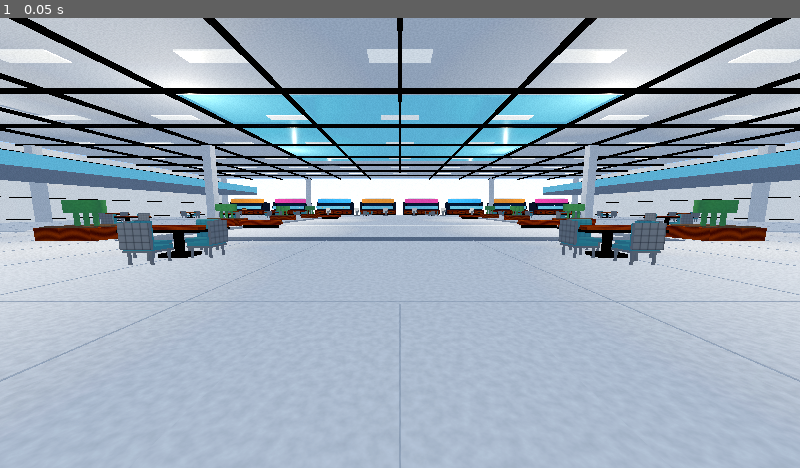
Above: before the commit, frame 1.
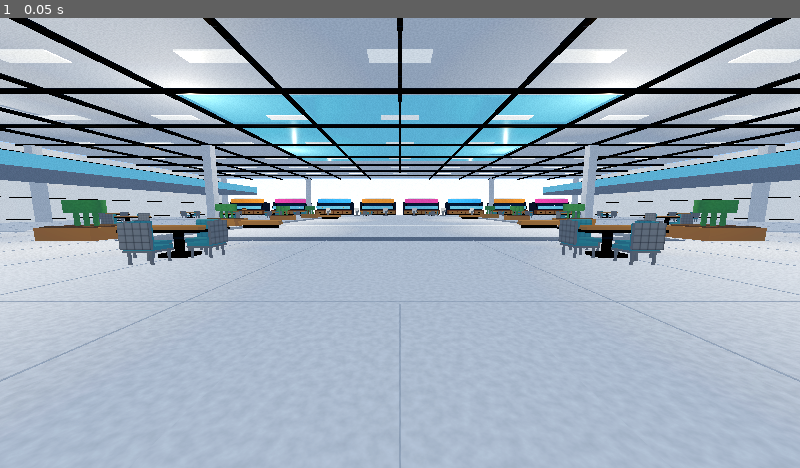
Above: after the commit, the same moment.

Repository: gggevego15-ui/How-to-MUKBANG
Game: Godot game, scene res://scenes/main.tscn
Two runs of this game, one before a commit and one after it. Both use one fixed random seed, a clock stepped at 60 frames per second and the inputs below.
Inputs:
- Up to frame 1 (0.05 s): no input

The runs differ from the first frame. In frame 1, 1.6% of the frame differs, in the area x 0-100%, y 1-50%.

Commit message:
Use 2K SVG PBR maps with mobile-friendly mipmapped filtering

Diff:
--- a/scripts/mall.gd
+++ b/scripts/mall.gd
@@ -56,14 +56,14 @@
 	if material == null:
 		return
 	var root := "res://assets/textures/pbr/%s_" % family
-	material.albedo_texture = load(root + "basecolor_512.png") as Texture2D
-	material.roughness_texture = load(root + "roughness_512.png") as Texture2D
-	material.normal_texture = load(root + "normal_512.png") as Texture2D
-	material.metallic_texture = load(root + "metallic_512.png") as Texture2D
+	material.albedo_texture = load(root + "basecolor_2k.svg") as Texture2D
+	material.roughness_texture = load(root + "roughness_2k.svg") as Texture2D
+	material.normal_texture = load(root + "normal_2k.svg") as Texture2D
+	material.metallic_texture = load(root + "metallic_2k.svg") as Texture2D
 	material.normal_enabled = true
 	material.roughness = 1.0
 	material.metallic = 1.0
-	material.normal_scale = 0.45 if family == "food" else 0.3
+	material.normal_scale = 0.28 if family == "food" else 0.2
 	material.texture_filter = BaseMaterial3D.TEXTURE_FILTER_LINEAR_WITH_MIPMAPS_ANISOTROPIC
 	material.uv1_scale = Vector3(0.22, 0.22, 0.22)
 
@@ -102,7 +102,7 @@
 	_material("screen", Color("152c42"), 0.16)
 	_material("bun_seed", Color("f8e4b5"), 0.7)
 
-	# Shared 512x512 PBR texture sets: colour, roughness, normal and metallic.
+	# Shared 2K SVG PBR maps; Godot rasterizes them on import and samples them with mipmapped filtering.
 	for key in ["bun", "bun_top", "patty", "lettuce", "tomato", "cheese", "fries", "paper", "cup_red", "drink", "salad", "bun_seed"]:
 		_apply_pbr(key, "food")
 	for key in ["wood", "wood_light"]:
